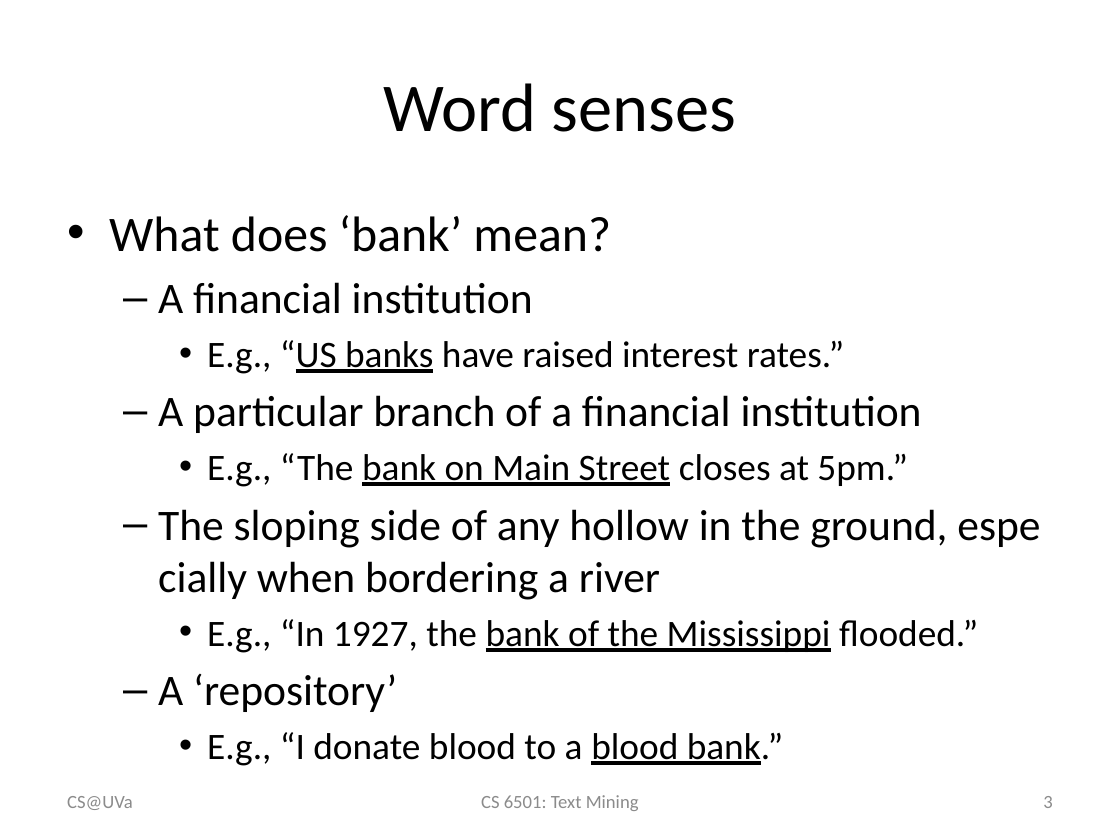
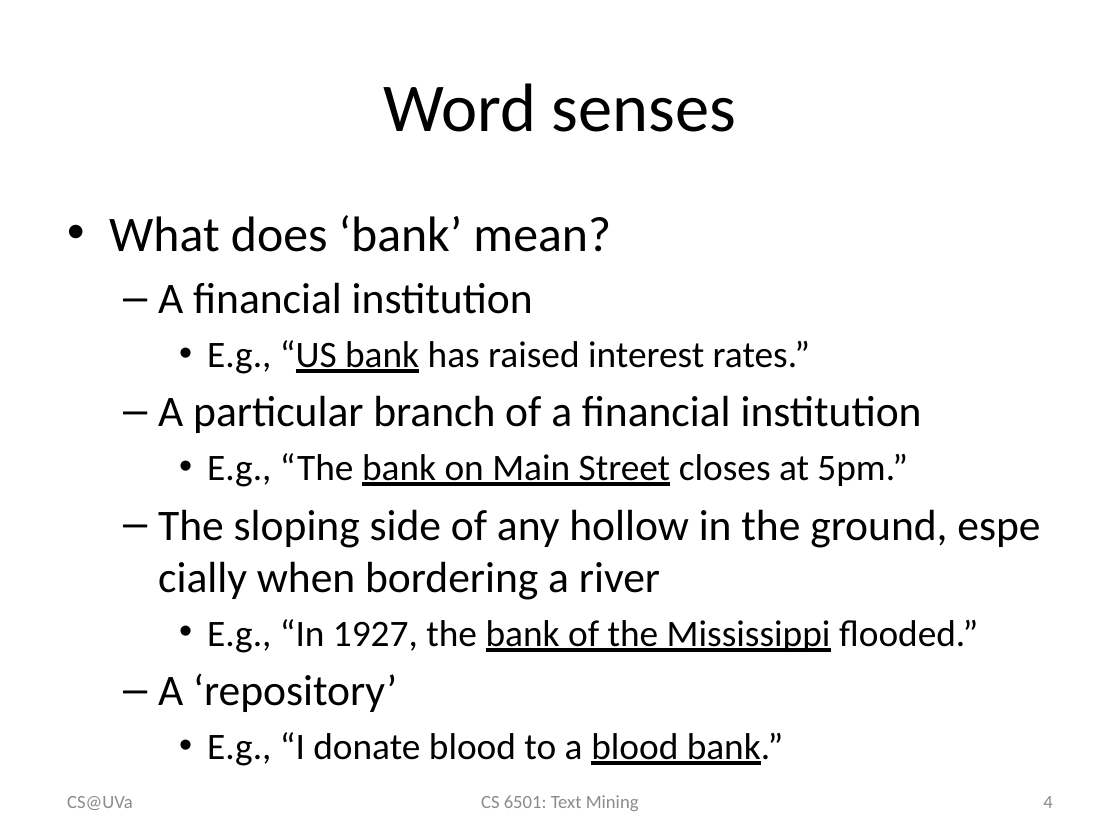
Before and after one commit to wang296/CS6501-Text-Mining, a slide deck: slide 4 of docs/LexicalSemanticsWordSenses.pptx (slide 3 before the commit). Drawn at 1120x840 pixels with LibreOffice and Linux fonts; fonts in the diff are those of the drawing. Boxes give left, top, right and bottom in pixels: in the first picture for what was removed or moved away, otherwise in the second. Text is boxed around its words. In the diff, an @@ line names an element or a change of style, - is before the commit and + after.

```diff
--- a/docs/LexicalSemanticsWordSenses.pptx
+++ b/docs/LexicalSemanticsWordSenses.pptx
@@ text at box(207, 340, 810, 374): text changed @@
-    • E.g., “US banks have raised interest rates.”
+    • E.g., “US bank has raised interest rates.”
@@ page number at box(1043, 796, 1052, 808): text changed @@
-3
+4
```
Also in this commit, not shown: 12 other slides changed, 8 slides added, 5 other files.
